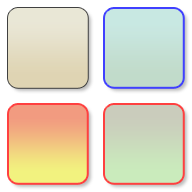
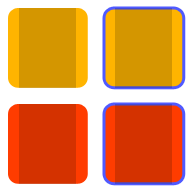
Layered file, before and after one edit (192 × 192). Changes by layer:
added layer "Body" (1st of 4, in "Selected") (17%) in group "Selected" over [115, 8, 172, 88]
"Selected" (2nd of 2, in "Selected"): opacity 75% → 100% over [104, 8, 184, 88]
added layer "Body" (2nd of 4, in "Default") (17%) in group "Default" over [19, 8, 76, 88]
"Default" (2nd of 2, in "Default"): opacity 75% → 100% over [8, 8, 88, 88]
added layer "Body" (3rd of 4, in "Error+Selected") (17%) in group "Error+Selected" over [115, 104, 172, 184]
"Error copy": opacity 75% → 100% over [104, 104, 184, 184]
added layer "Body" (4th of 4, in "Error") (17%) in group "Error" over [19, 104, 76, 184]
"Error" (2nd of 2, in "Error"): opacity 75% → 100% over [8, 104, 88, 184]
